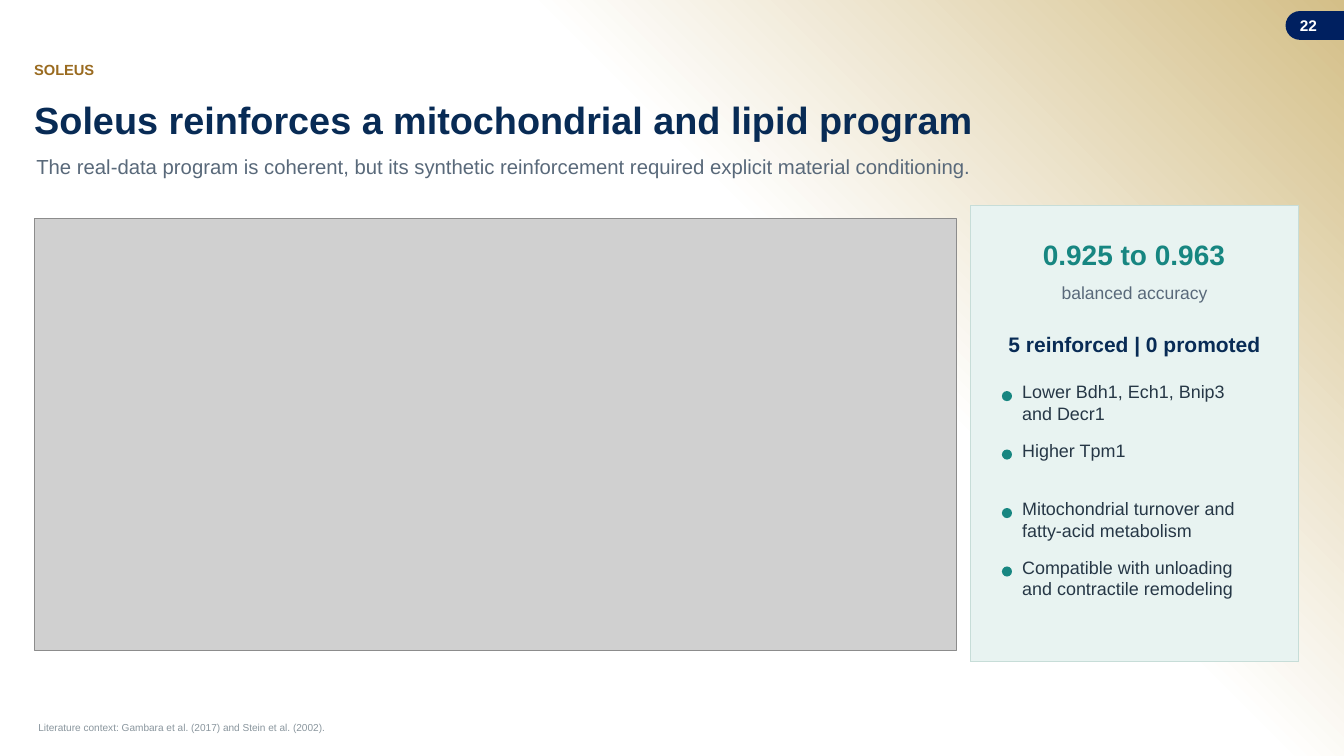
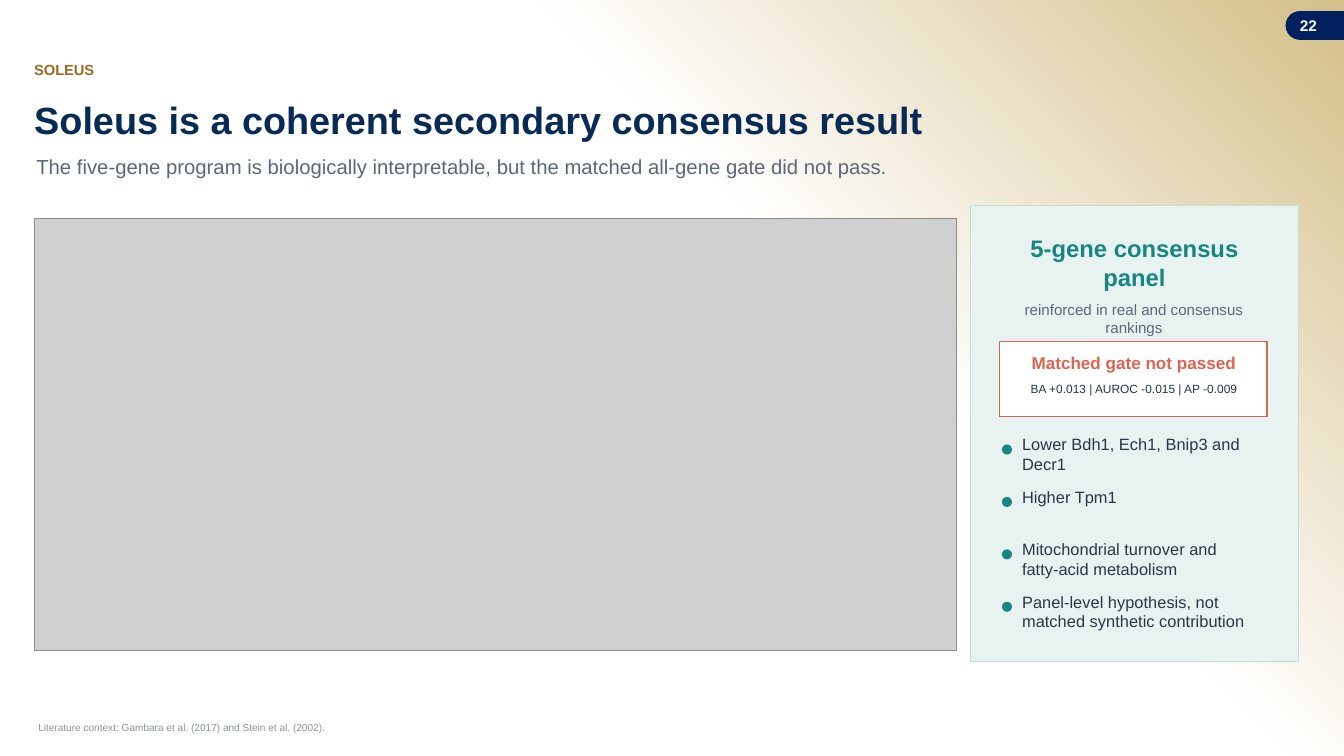
Before and after one commit to jasont314/nasa-mouse, a slide deck: slide 22 of presentation/SLSTP_2026_Generative_Transcriptomics.pptx. Drawn at 1344x756 pixels with LibreOffice and Linux fonts; fonts in the diff are those of the drawing; grey boxes stand for pictures; background and template pictures are left out. Boxes give left, top, right and bottom in pixels: in the first picture for what was removed or moved away, otherwise in the second. Text is boxed around its words. In the diff, an @@ line names an element or a change of style, - is before the commit and + after.

Commit message:
Update talk with matched classifier analysis

```diff
--- a/presentation/SLSTP_2026_Generative_Transcriptomics.pptx
+++ b/presentation/SLSTP_2026_Generative_Transcriptomics.pptx
@@ text at (x1=34, y1=106, x2=922, y2=141): text changed @@
-Soleus reinforces a mitochondrial and lipid program
+Soleus is a coherent secondary consensus result
@@ text at (x1=36, y1=159, x2=887, y2=178): text changed @@
-The real-data program is coherent, but its synthetic reinforcement required explicit material conditioning.
+The five-gene program is biologically interpretable, but the matched all-gene gate did not pass.
@@ text at (x1=1030, y1=240, x2=1238, y2=291): text changed; size 20 to 17 pt @@
-0.925 to 0.963
+5-gene consensus panel
@@ text at (x1=1025, y1=304, x2=1243, y2=336): text changed; size 12.5 to 10.8 pt @@
-balanced accuracy
+reinforced in real and consensus rankings
@@ rectangle added at (x1=1000, y1=342, x2=1267, y2=416), fill #FFFFFF, outline #D96552 0.8 pt @@
@@ text removed at (x1=1008, y1=336, x2=1260, y2=357) @@
-5 reinforced | 0 promoted
@@ text added at (x1=1032, y1=356, x2=1236, y2=373), 12.2 pt, text #D96552, bold @@
+Matched gate not passed
@@ text added at (x1=1031, y1=384, x2=1237, y2=393), 8.5 pt, text #263746 @@
+BA +0.013 | AUROC -0.015 | AP -0.009
@@ ellipse moved from (x1=1002, y1=450, x2=1012, y2=460) to (x1=1002, y1=445, x2=1012, y2=455) @@
@@ size 12.8 to 11.7 pt in 3 elements at (x1=1022, y1=543, x2=1216, y2=579), (x1=1022, y1=491, x2=1117, y2=506), (x1=1022, y1=438, x2=1239, y2=470) @@
@@ text "Lower Bdh1, Ech1, Bnip3 and ..." moved from (x1=1022, y1=385, x2=1225, y2=420) to (x1=1022, y1=438, x2=1239, y2=470) @@
@@ ellipse moved from (x1=1002, y1=508, x2=1012, y2=518) to (x1=1002, y1=497, x2=1012, y2=507) @@
@@ text "Higher Tpm1" moved from (x1=1022, y1=444, x2=1126, y2=461) to (x1=1022, y1=491, x2=1117, y2=506) @@
@@ text "Mitochondrial turnover and fatty-acid metabolism" moved from (x1=1022, y1=502, x2=1235, y2=541) to (x1=1022, y1=543, x2=1216, y2=579) @@
@@ ellipse moved from (x1=1002, y1=567, x2=1012, y2=577) to (x1=1002, y1=549, x2=1012, y2=560) @@
@@ text removed at (x1=1022, y1=561, x2=1233, y2=599) @@
-Compatible with unloading and contractile remodeling
@@ text added at (x1=1022, y1=596, x2=1244, y2=631), 11.7 pt, text #263746 @@
+Panel-level hypothesis, not matched synthetic contribution
@@ ellipse moved from (x1=1002, y1=391, x2=1012, y2=401) to (x1=1002, y1=602, x2=1012, y2=612) @@
```
Also in this commit, not shown: 9 other slides changed, 2 slides added, 2 slides removed, 2 other files.
